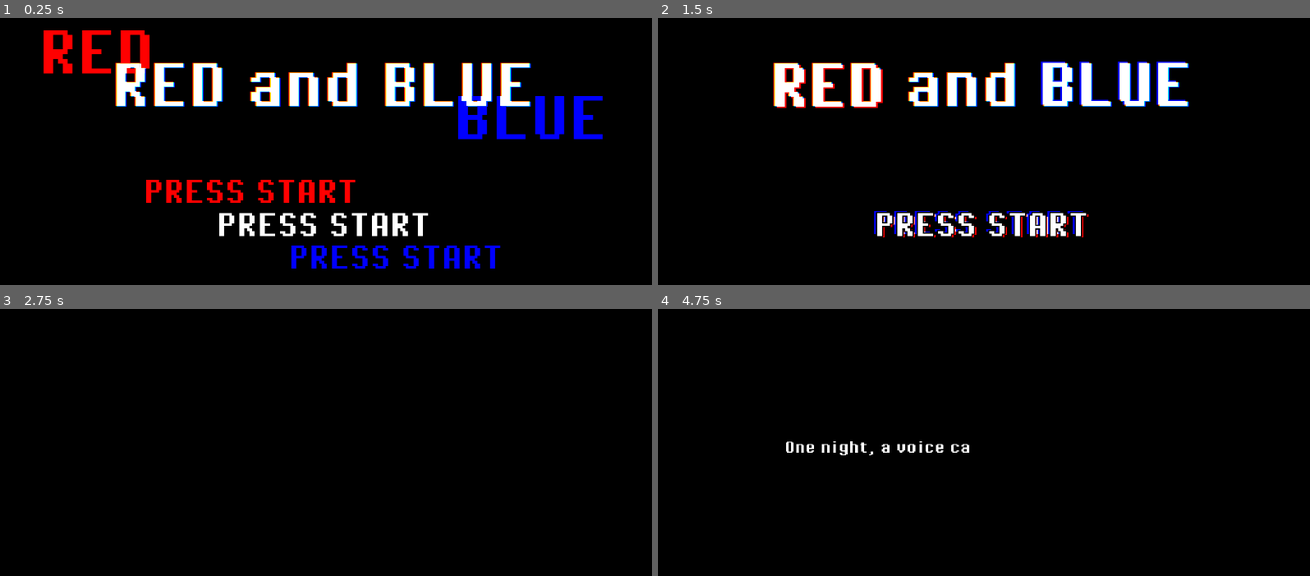
Above: before the commit, frames 1-4 (two rows, left to right).
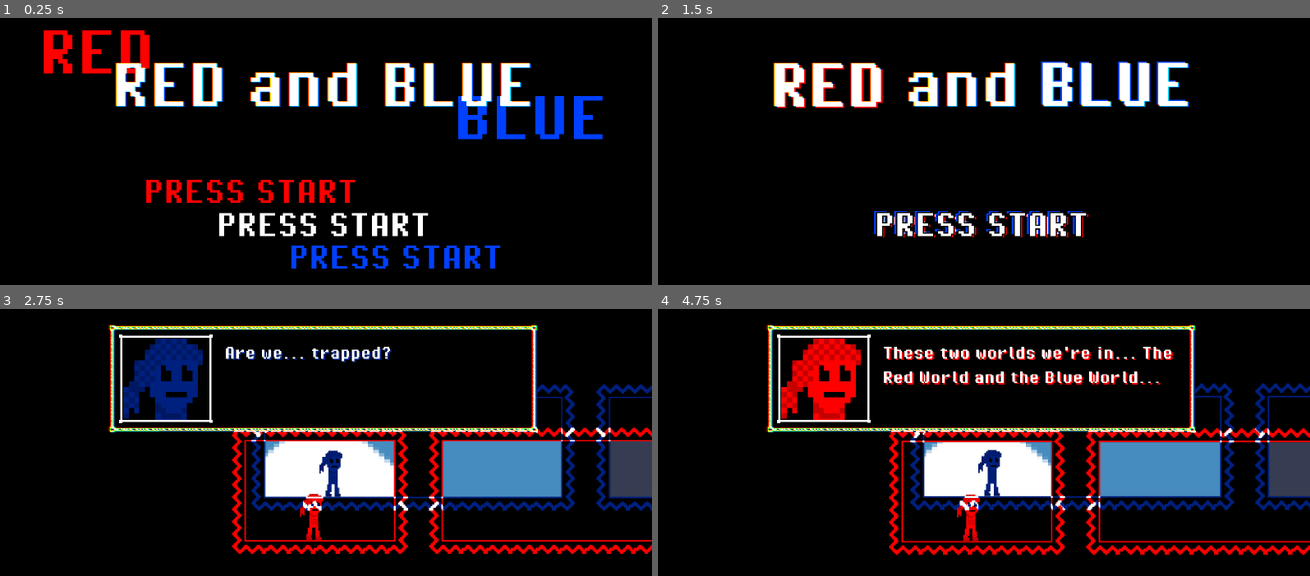
Above: after the commit, the same moments.

Repository: thetntm/Red-and-Blue
Game: Godot game, scene res://title_screen.tscn
Same seed, same stepped clock (60 frames per second), same inputs: the game is played once before the commit and once after it. The engine's default icon, where the game draws it, is replaced by a stand-in: a white triangle on a blue panel in a dark square.
Inputs:
- Up to frame 1 (0.25 s): no input
- Up to frame 2 (1.5 s): tap Enter at 0.5, 1.25 s; hold Right (Right) from 0.53 s (still down); tap Shift (Shift) at 0.6, 1.35 s; tap Space (Jump) at 0.77 s
- Up to frame 3 (2.75 s): tap Space (Jump) at 1.52 s; release Right (Right) at 2.03 s; hold Left (Left) from 2.03 s (still down); tap Shift (Shift) at 2.1 s
- Up to frame 4 (4.75 s): release Left (Left) at 2.78 s; hold Right (Right) 2.78-4.28 s; tap Shift (Shift) at 2.85, 3.6, 4.35 s; tap Space (Jump) at 3.02, 3.77, 4.52 s; hold Left (Left) from 4.28 s (still down)

The runs differ from the first frame. In frame 1, 3.9% of the frame differs, in the area x 8-93%, y 4-94%; in frame 2, 1.5%; in frame 3, 23%; in frame 4, 25%, in the area x 16-100%, y 5-93%.

Commit message:
First major change - Working on overhauling the visuals to allow for backgrounds and fix issues with the textbox.

Diff:
--- a/Dither (player Character)/Finalpass.gd
+++ b/Dither (player Character)/Finalpass.gd
@@ -1,4 +1,4 @@
-class_name FinalPass extends ColorRect
+class_name FinalPass extends Control;
 
 enum modes {NIL,PLAYER,RED,BLUE,ALL};
 
--- a/Dither (player Character)/player.gd
+++ b/Dither (player Character)/player.gd
@@ -54,6 +54,12 @@
 var currentMode = modes.RED;
 
 func _ready():
+	#This is in place so we can still run our level scenes without the loader.
+	#good for developers!
+	var tempLink = get_node_or_null("/root/Loader/Level");
+	if tempLink:
+		finalPassShader.queue_free();
+		finalPassShader = tempLink;
 	animator.play("Idle")
 	set_collision();
 	#set_collision_mask_value(currentMode,true);
--- a/Dither (player Character)/player.tscn
+++ b/Dither (player Character)/player.tscn
@@ -358,6 +358,7 @@
 [sub_resource type="ShaderMaterial" id="ShaderMaterial_sttdv"]
 shader = ExtResource("8_k8eck")
 shader_parameter/mode = 1
+shader_parameter/useScreen = true
 shader_parameter/blue_thresh = 0.05
 shader_parameter/red_thresh = 0.7
 
--- a/LevelLoader.gd
+++ b/LevelLoader.gd
@@ -7,6 +7,8 @@
 @onready var transitions : AnimationPlayer = $CanvasLayer/Transitions;
 
 @onready var subview : SubViewport = $SubViewport;
+
+@onready var levelRect = $Level;
 
 var currentLevel = 0;
 
--- a/LevelLoader.tscn
+++ b/LevelLoader.tscn
@@ -12,6 +12,9 @@
 [ext_resource type="PackedScene" uid="uid://e26tga8qpeoy" path="res://Levels/room3.tscn" id="5_vs54f"]
 [ext_resource type="PackedScene" uid="uid://big56lc23wy2e" path="res://Levels/room5.tscn" id="7_eukhd"]
 [ext_resource type="PackedScene" uid="uid://bv75bwsxpd6u7" path="res://Tools/escape_clause.tscn" id="12_pnblw"]
+[ext_resource type="Texture2D" uid="uid://de5nihqwvrk16" path="res://icon.svg" id="12_xpduu"]
+[ext_resource type="Shader" path="res://shaders/Whitechromatic.gdshader" id="13_qu1py"]
+[ext_resource type="Script" path="res://Dither (player Character)/Finalpass.gd" id="14_ea3k8"]
 
 [sub_resource type="Animation" id="Animation_xf7v2"]
 resource_name = "DiagonalSweep"
@@ -159,6 +162,13 @@
 height = 32
 fill_to = Vector2(1, 1)
 
+[sub_resource type="ShaderMaterial" id="ShaderMaterial_yo7f8"]
+shader = ExtResource("13_qu1py")
+shader_parameter/mode = 0
+shader_parameter/useScreen = false
+shader_parameter/blue_thresh = 0.1
+shader_parameter/red_thresh = 0.1
+
 [sub_resource type="ViewportTexture" id="ViewportTexture_qt5dq"]
 viewport_path = NodePath("SubViewport")
 
@@ -170,7 +180,7 @@
 grow_horizontal = 2
 grow_vertical = 2
 script = ExtResource("1_0e57u")
-levels = Array[PackedScene]([ExtResource("2_a0nxw"), ExtResource("3_vbhbq"), ExtResource("2_cu2i4"), ExtResource("5_vs54f"), ExtResource("2_e20ka"), ExtResource("7_eukhd"), ExtResource("2_01w27"), ExtResource("2_64sgn")])
+levels = Array[PackedScene]([ExtResource("3_vbhbq"), ExtResource("2_a0nxw"), ExtResource("2_cu2i4"), ExtResource("5_vs54f"), ExtResource("2_e20ka"), ExtResource("7_eukhd"), ExtResource("2_01w27"), ExtResource("2_64sgn")])
 
 [node name="Zoomin" type="Camera2D" parent="."]
 position = Vector2(1280, 720)
@@ -181,6 +191,7 @@
 handle_input_locally = false
 canvas_item_default_texture_filter = 0
 size = Vector2i(2560, 1440)
+render_target_update_mode = 4
 
 [node name="CanvasLayer" type="CanvasLayer" parent="."]
 
@@ -206,10 +217,17 @@
 
 [node name="Dj" parent="." instance=ExtResource("5_83j1g")]
 
-[node name="TextureRect" type="TextureRect" parent="."]
+[node name="Background" type="Sprite2D" parent="."]
+position = Vector2(1280, 720)
+scale = Vector2(10.7969, 6.09375)
+texture = ExtResource("12_xpduu")
+
+[node name="Level" type="TextureRect" parent="."]
+material = SubResource("ShaderMaterial_yo7f8")
 layout_mode = 0
 offset_right = 40.0
 offset_bottom = 40.0
 texture = SubResource("ViewportTexture_qt5dq")
+script = ExtResource("14_ea3k8")
 
 [node name="Escape Clause" parent="." instance=ExtResource("12_pnblw")]
--- a/project.godot
+++ b/project.godot
@@ -84,7 +84,8 @@
 [rendering]
 
 textures/canvas_textures/default_texture_filter=0
-environment/defaults/default_clear_color=Color(0, 0, 0, 1)
+environment/defaults/default_clear_color=Color(0, 0, 0, 0)
+environment/transparent_background=false
 
 [shader_globals]
 
--- a/shaders/Bluechromatic.gdshader
+++ b/shaders/Bluechromatic.gdshader
@@ -1,5 +1,5 @@
 shader_type canvas_item;
-render_mode unshaded;
+render_mode blend_add;
 
 uniform sampler2D screen_texture : hint_screen_texture, repeat_disable, filter_nearest;
 
@@ -16,15 +16,15 @@
 	c.g = 0.0;
 	c.r = 0.0;
 
-	if (c.b < 0.0001 && displacedAlpha > 0.001) {
-		displacedAlpha = 0.0;
-	}
+	//if (c.b < 0.0001 && displacedAlpha > 0.001) {
+	//	displacedAlpha = 0.0;
+	//}
 
 	c.a = displacedAlpha;
 
-	if (c.b > 0.02) {
-		c.a = 0.5;
-	}
+	//if (c.b > 0.02) {
+	//	c.a = 0.5;
+	//}
 
 	COLOR = vec4(c.r, c.g, c.b, c.a);
 }
--- a/shaders/RedChromatic.gdshader
+++ b/shaders/RedChromatic.gdshader
@@ -1,5 +1,5 @@
 shader_type canvas_item;
-render_mode unshaded;
+render_mode blend_add;
 
 uniform sampler2D screen_texture : hint_screen_texture, repeat_disable, filter_nearest;
 
@@ -16,15 +16,15 @@
 	c.g = 0.0;
 	c.b = 0.0;
 
-	if (c.r < 0.0001 && displacedAlpha > 0.001) {
-		displacedAlpha = 0.0;
-	}
+	//if (c.r < 0.0001 && displacedAlpha > 0.001) {
+	//	displacedAlpha = 0.0;
+	//}
 
 	c.a = displacedAlpha;
 
-	if (c.r > 0.02) {
-		c.a = 0.5;
-	}
+	//if (c.r > 0.02) {
+	//	c.a = 0.5;
+	//}
 
 	COLOR = vec4(c.r, c.g, c.b, c.a);
 }
--- a/shaders/Whitechromatic.gdshader
+++ b/shaders/Whitechromatic.gdshader
@@ -2,6 +2,8 @@
 render_mode unshaded;
 
 uniform int mode = 0;
+
+uniform bool useScreen = false;
 
 uniform sampler2D screen_texture : hint_screen_texture, repeat_disable, filter_nearest;
 
@@ -10,12 +12,22 @@
 uniform float red_thresh = 0.1;
 
 void fragment() {
-	float r = texture(screen_texture, SCREEN_UV + vec2(SCREEN_PIXEL_SIZE), 0.0).r;
-	float g = texture(screen_texture, SCREEN_UV + vec2(SCREEN_PIXEL_SIZE), 0.0).g;
-	float b = texture(screen_texture, SCREEN_UV + vec2(SCREEN_PIXEL_SIZE), 0.0).b;
+	vec4 t = texture(TEXTURE,UV);
+	if (useScreen){
+		t = texture(screen_texture, SCREEN_UV + vec2(SCREEN_PIXEL_SIZE), 0.0);
+	}
+	float r = t.r;
+	float g = t.g;
+	float b = t.b;
+	float a = t.a;
 
-	r *= 2.0;
-	b *= 2.0;
+
+	//if ((a > 0.001 && a < 0.8) || useScreen){
+		//r *= 2.0;
+		//b *= 2.0;
+		//a *= 2.0;
+	//}
+
 
 	if (b > blue_thresh && r > red_thresh){
 		g = (r+b) / 1.45;
@@ -33,5 +45,9 @@
 		}
 	}
 
-	COLOR = vec4(r, g, b, 1.0);
+	if (b > blue_thresh && g < 0.05){
+		g = b*0.25; //Add a little bit of green to make it pop.
+	}
+
+	COLOR = vec4(r, g, b, a);
 }
--- a/shaders/dualChromatic.gdshader
+++ b/shaders/dualChromatic.gdshader
@@ -1,5 +1,5 @@
 shader_type canvas_item;
-render_mode unshaded;
+render_mode blend_add;
 
 uniform sampler2D screen_texture : hint_screen_texture, repeat_disable, filter_nearest;
 
@@ -10,7 +10,7 @@
 
 	float displacedAlpha1 = texture(screen_texture, SCREEN_UV + vec2(SCREEN_PIXEL_SIZE*displacement), 0.0).a;
 	float displacedAlpha2 = texture(screen_texture, SCREEN_UV + vec2(SCREEN_PIXEL_SIZE*displacement * -1.0), 0.0).a;
-	c.a = displacedAlpha1 + displacedAlpha2 / 2.0;
+	c.a = displacedAlpha1 + displacedAlpha2;
 
 	c.r = texture(screen_texture, SCREEN_UV + vec2(SCREEN_PIXEL_SIZE*displacement), 0.0).r;
 	c.g = 0.0;
--- a/title_screen.tscn
+++ b/title_screen.tscn
@@ -19,8 +19,6 @@
 shader_parameter/g_displacement = Vector2(0, 0)
 shader_parameter/b_displacement = Vector2(-2, -1)
 
-[sub_resource type="ShaderMaterial" id="ShaderMaterial_w03w1"]
-
 [sub_resource type="LabelSettings" id="LabelSettings_8segt"]
 font_size = 300
 
@@ -47,6 +45,7 @@
 [sub_resource type="ShaderMaterial" id="ShaderMaterial_i1pnt"]
 shader = ExtResource("7_882x0")
 shader_parameter/mode = 0
+shader_parameter/useScreen = true
 shader_parameter/blue_thresh = 0.1
 shader_parameter/red_thresh = 0.1
 
@@ -232,7 +231,6 @@
 material = SubResource("ShaderMaterial_g4m14")
 
 [node name="Label" type="Label" parent="CanvasGroup3"]
-material = SubResource("ShaderMaterial_w03w1")
 anchors_preset = -1
 anchor_left = 0.5
 anchor_top = 0.07
Not shown: 1 places in LevelLoader.tscn that only renumber resources
Not shown: 1 places in Levels/room2.tscn that only renumber resources
Not shown: 1 places in title_screen.tscn that only renumber resources
